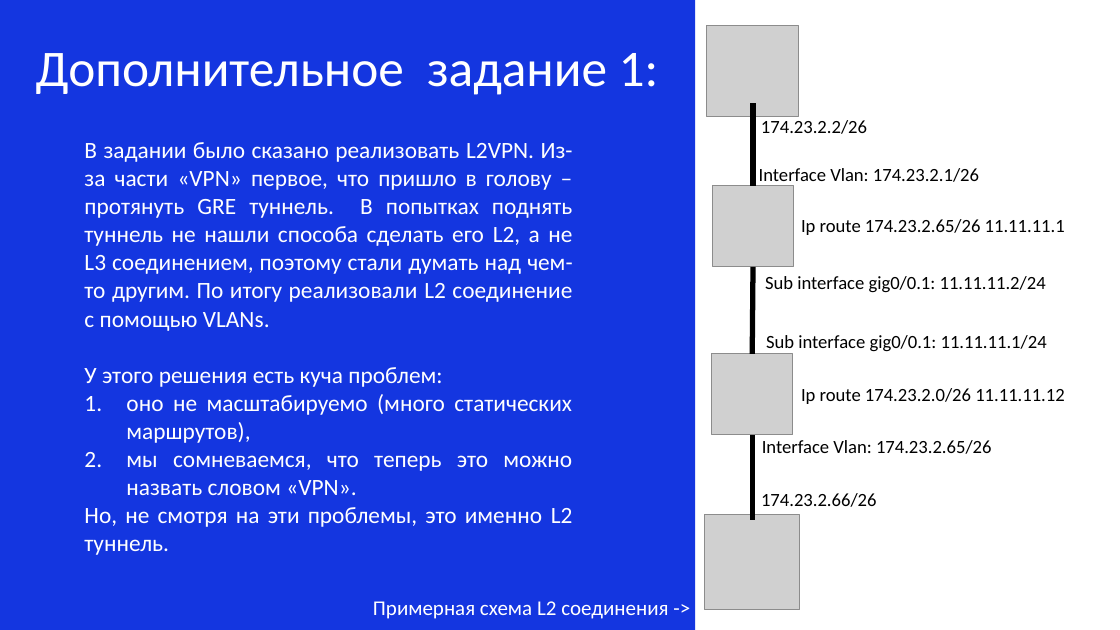
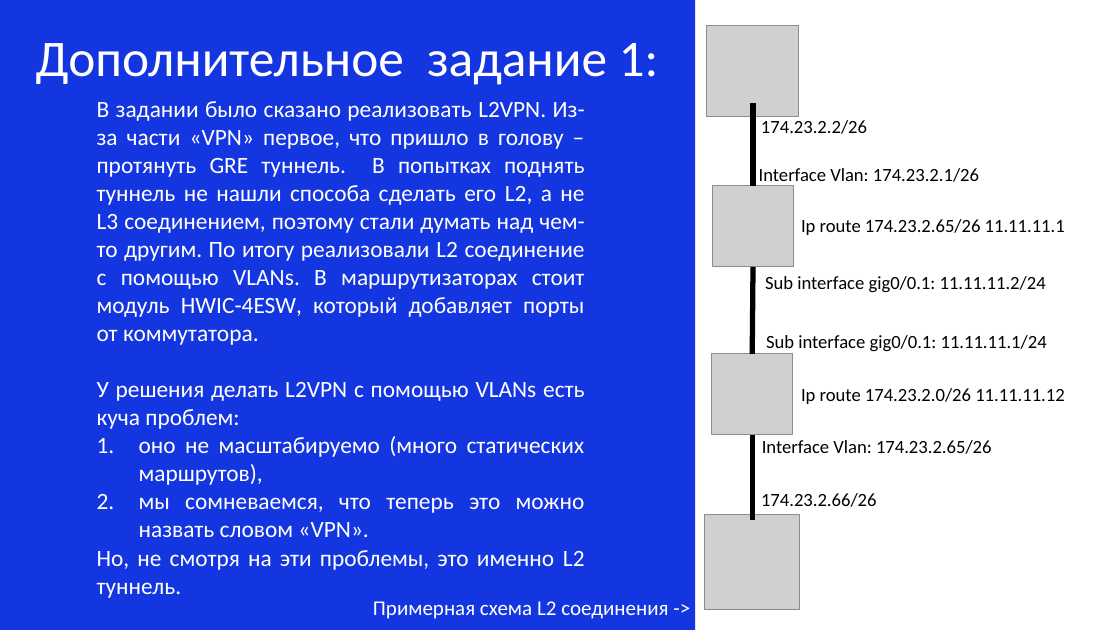
Before and after one commit to XEKAXA/DubnaTECH_SoloCrunch, a slide deck: slide 7 of Решение команды SoloCrunch.pptx. Drawn at 1120x630 pixels with LibreOffice and Linux fonts; fonts in the diff are those of the drawing; grey boxes stand for pictures. Boxes give left, top, right and bottom in pixels: in the first picture for what was removed or moved away, otherwise in the second. Text is boxed around its words. In the diff, an @@ line names an element or a change of style, - is before the commit and + after.

```diff
--- a/Решение команды SoloCrunch.pptx
+++ b/Решение команды SoloCrunch.pptx
@@ title "Дополнительное задание 1:": place and size @@
-title "Дополнительное задание 1:" at <box>36,53,659,95</box>
+title "Дополнительное задание 1:" at <box>36,43,659,85</box>
@@ text "В задании было сказано реализовать ...": place and size @@
-text "В задании было сказано реализовать ..." at <box>84,142,573,555</box>
+text "В задании было сказано реализовать ..." at <box>97,101,585,598</box>
@@ text at <box>97,101,585,429</box>: text changed @@
-В задании было сказано реализовать L2VPN. Из-за части «VPN» первое, что пришло в голову – протянуть GRE туннель. В попытках поднять туннель не нашли способа сделать его L2, а не L3 соединением, поэтому стали думать над чем-то другим. По итогу реализовали L2 соединение с помощью VLANs.
-У этого решения есть куча проблем:
+В задании было сказано реализовать L2VPN. Из-за части «VPN» первое, что пришло в голову – протянуть GRE туннель. В попытках поднять туннель не нашли способа сделать его L2, а не L3 соединением, поэтому стали думать над чем-то другим. По итогу реализовали L2 соединение с помощью VLANs. В маршрутизаторах стоит модуль HWIC-4ESW, который добавляет порты от коммутатора.
+У решения делать L2VPN с помощью VLANs есть куча проблем:
```
Also in this commit, not shown: 4 other slides changed, 2 slides added, 1 slide removed, 12 other files.
